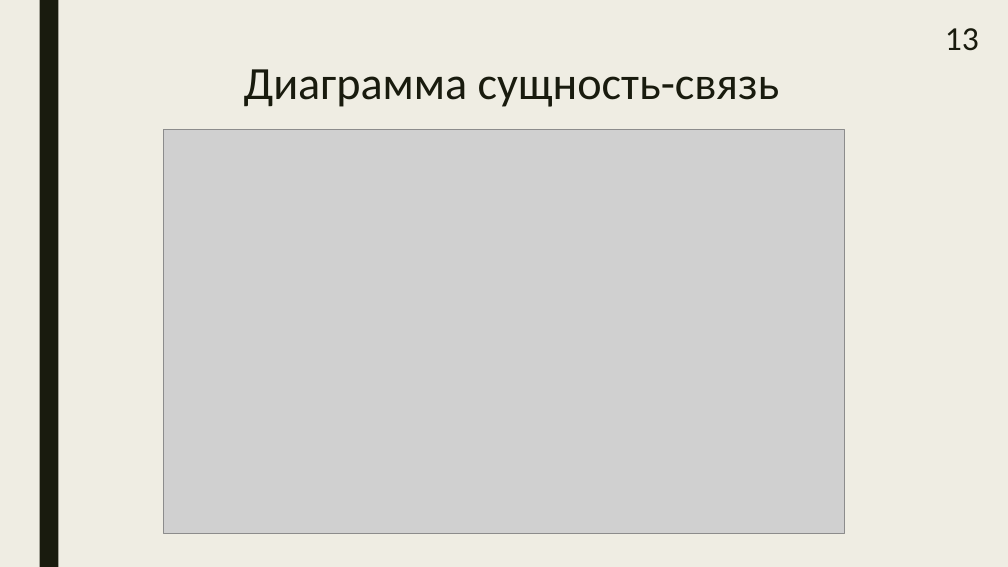
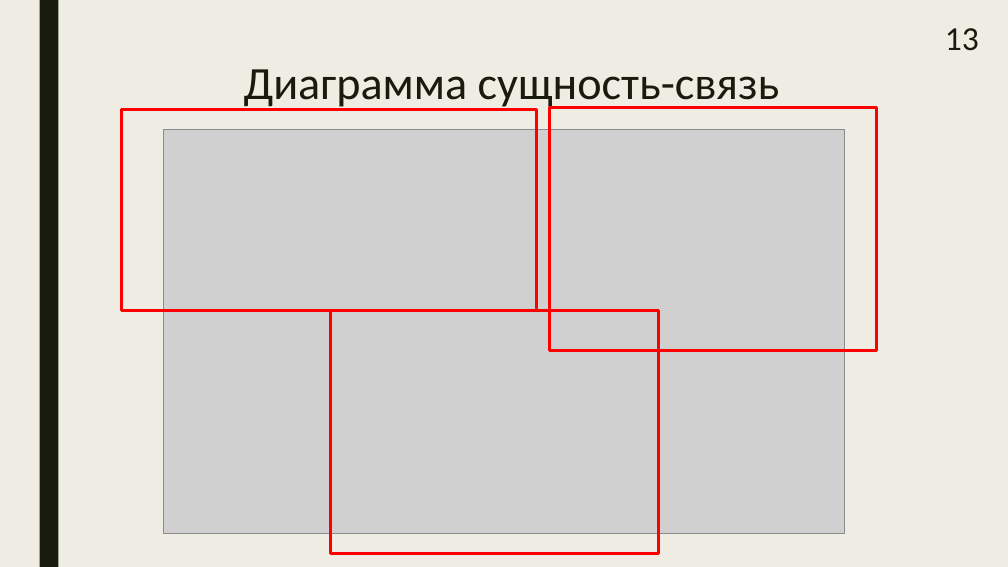
Before and after one commit to samarsky-canary/dragon, a slide deck: slide 13 of dizdocs/dipl_practise.pptx. Drawn at 1008x567 pixels with LibreOffice and Linux fonts; fonts in the diff are those of the drawing; grey boxes stand for pictures. Boxes give left, top, right and bottom in pixels: in the first picture for what was removed or moved away, otherwise in the second. Text is boxed around its words. In the diff, an @@ line names an element or a change of style, - is before the commit and + after.

```diff
--- a/dizdocs/dipl_practise.pptx
+++ b/dizdocs/dipl_practise.pptx
@@ rectangle added at <box>122,110,537,311</box>, outline #FF0000 2.75 pt @@
@@ rectangle added at <box>550,107,877,350</box>, outline #FF0000 2.75 pt @@
@@ rectangle added at <box>331,311,659,554</box>, outline #FF0000 2.75 pt @@
```
Also in this commit, not shown: 5 other slides changed.
